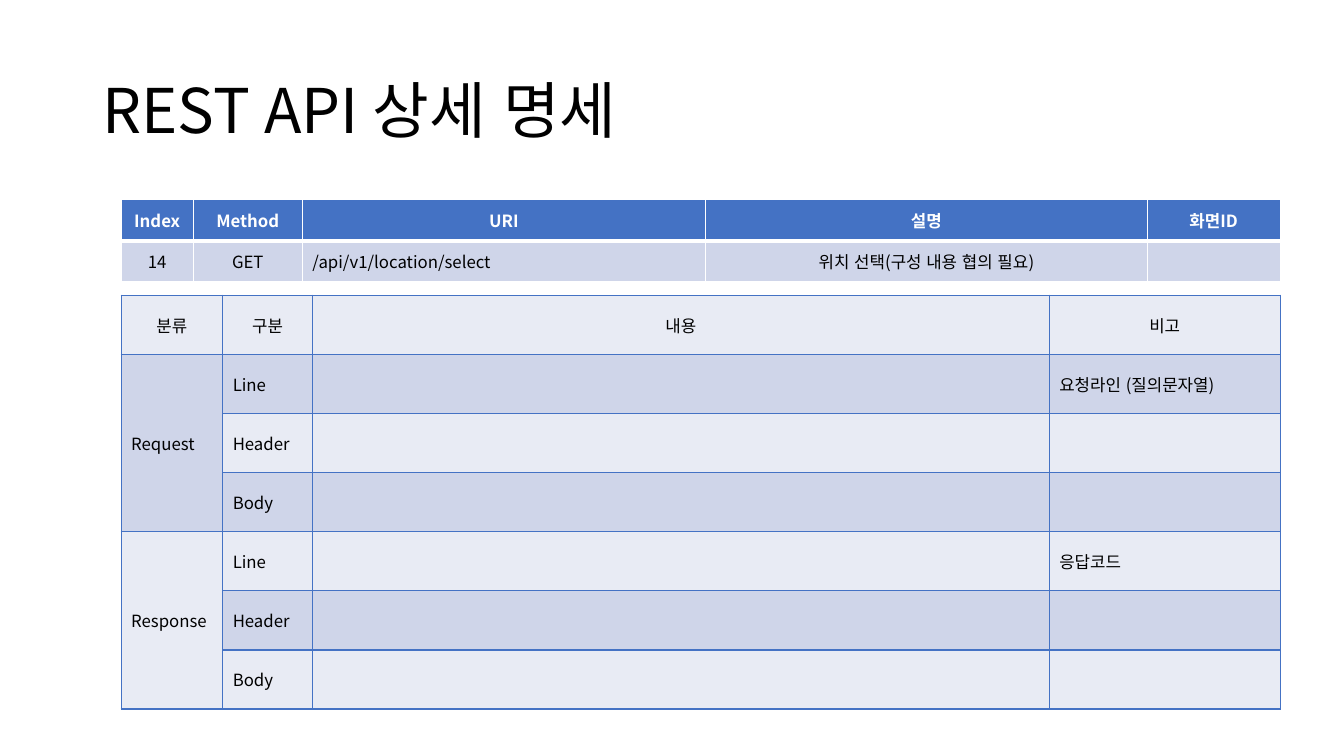
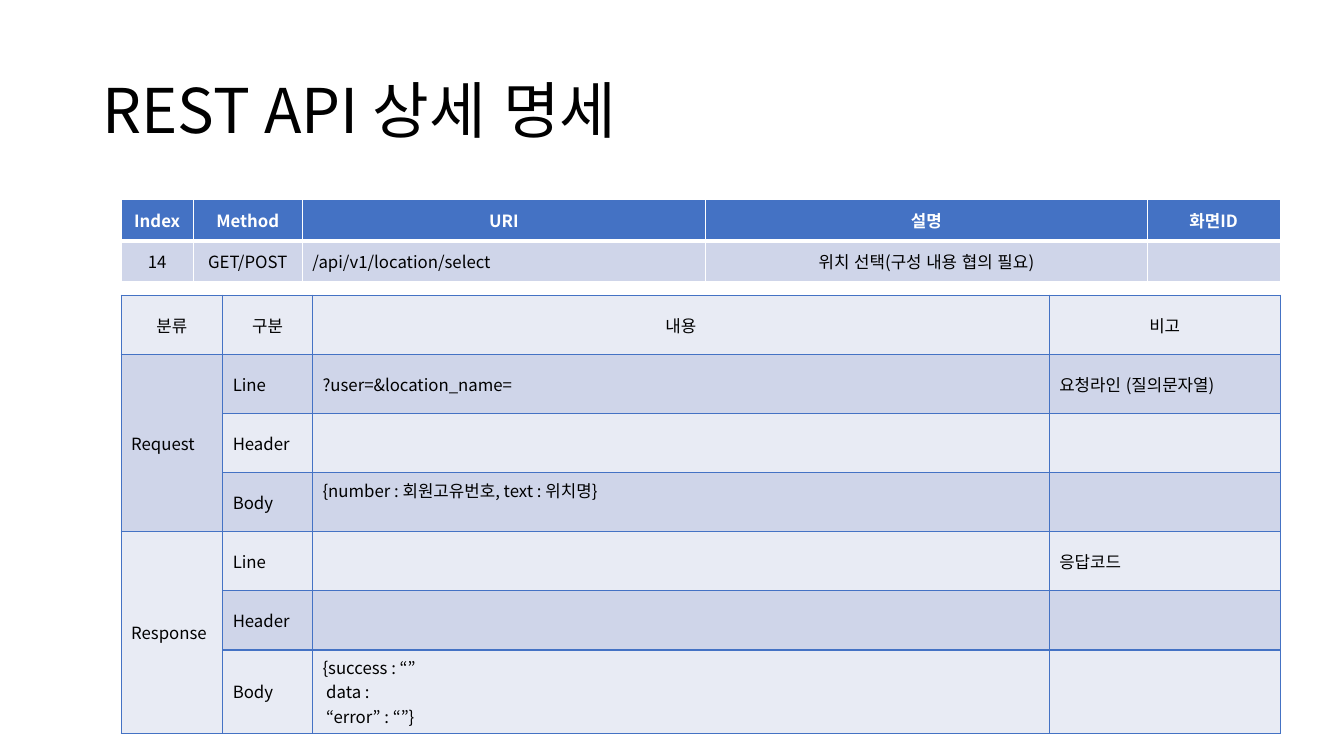
Before and after one commit to sujidaddy/workspace_miniproject, a slide deck: slide 36 of 미니프로젝트계획서제출용.pptx. Drawn at 1344x756 pixels with LibreOffice and Linux fonts; fonts in the diff are those of the drawing. Boxes give left, top, right and bottom in pixels: in the first picture for what was removed or moved away, otherwise in the second. Text is boxed around its words. In the diff, an @@ line names an element or a change of style, - is before the commit and + after.

```diff
--- a/미니프로젝트계획서제출용.pptx
+++ b/미니프로젝트계획서제출용.pptx
@@ table at (121,200,1280,504) @@
-row 2, column 2: GET
+row 2, column 2: GET/POST
@@ table at (121,295,1280,728) @@
-row 2, column 3: 
+row 2, column 3: ?user=&location_name=
-row 4, column 3: 
+row 4, column 3: {number : 회원고유번호, text : 위치명}
-row 7, column 3: 
+row 7, column 3: {success : “” data : / “error” : “”}
```
Also in this commit, not shown: 14 other slides changed, 5 other files.
